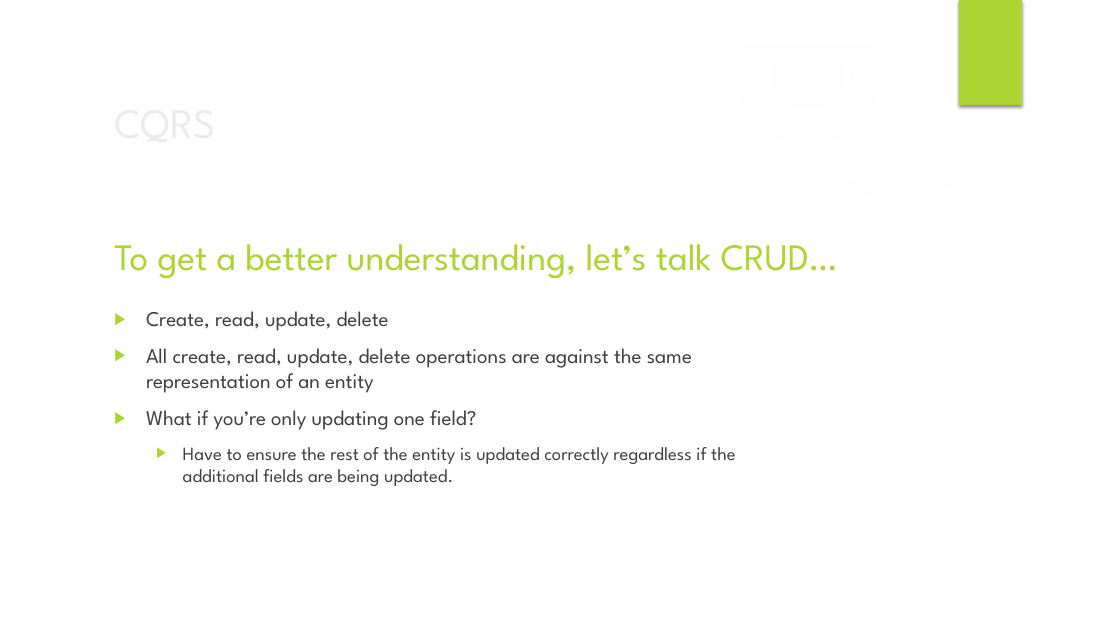
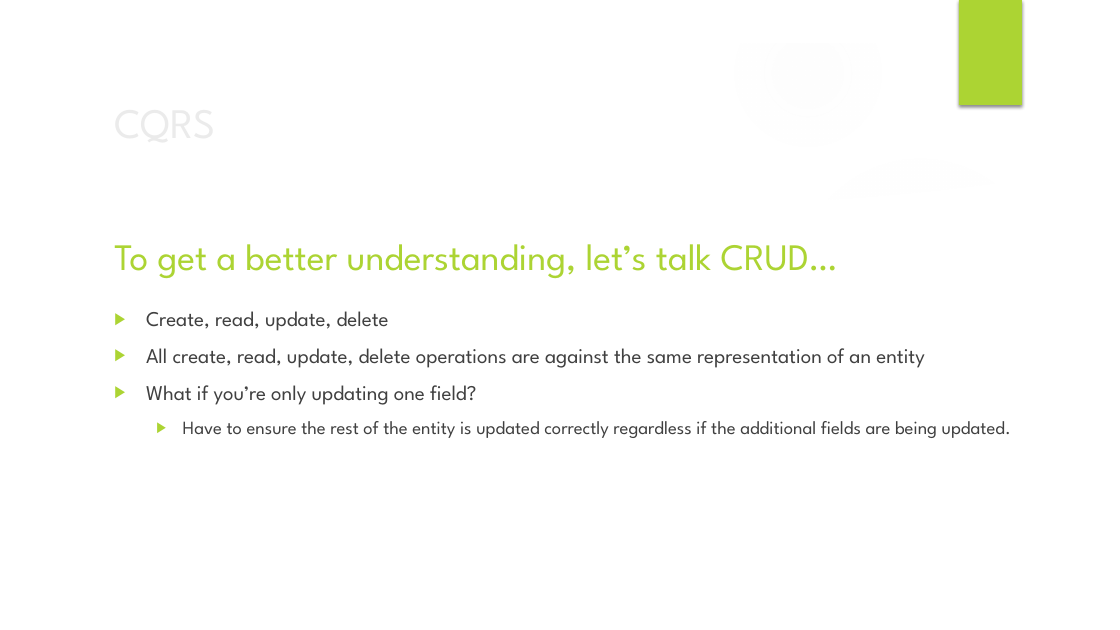
Before and after one commit to footedr/EasyCQRS, a slide deck: slide 10 of src/Web/EasyCQRSWithASPNETandMediatR.pptx. Drawn at 1120x630 pixels with LibreOffice and Linux fonts; fonts in the diff are those of the drawing; background and template pictures are left out. Boxes give left, top, right and bottom in pixels: in the first picture for what was removed or moved away, otherwise in the second. Text is boxed around its words. In the diff, an @@ line names an element or a change of style, - is before the commit and + after.

Commit message:
Update Easy CQRS PowerPoint presentation (#2) (#3)

```diff
--- a/src/Web/EasyCQRSWithASPNETandMediatR.pptx
+++ b/src/Web/EasyCQRSWithASPNETandMediatR.pptx
@@ text "Create, read, update, delete" rewrapped from bbox=[146, 311, 735, 486] to bbox=[146, 311, 1011, 438] @@
```
Also in this commit, not shown: 1 other slide changed.
